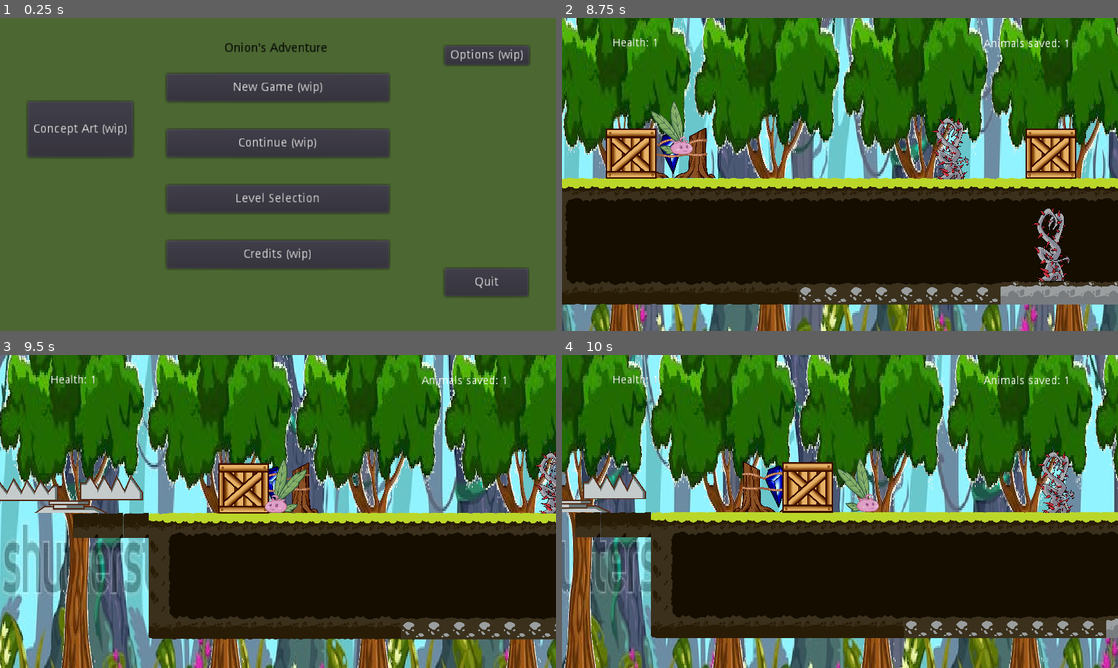
Above: before the commit, frames 1-4 (two rows, left to right).
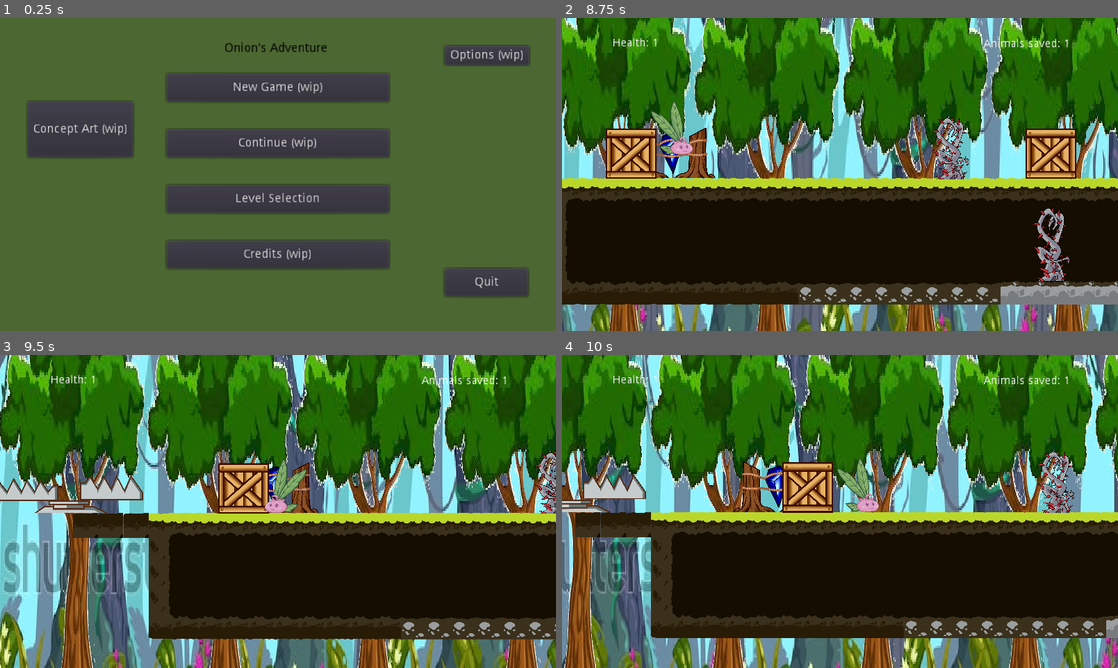
Above: after the commit, the same moments.

Repository: DamianKoch1/OnionsAdventure
Game: Godot game, scene res://Menus/MainMenu.tscn
Same seed, same stepped clock (60 frames per second), same inputs: the game is played once before the commit and once after it.
Inputs:
- Up to frame 1 (0.25 s): no input
- Up to frame 2 (8.75 s): click "New Game (wip)" at 0.5 s; click "New Game (wip)" at 1.25 s; click "Continue (wip)" at 2 s; click "Continue (wip)" at 2.75 s; click "Level Selection" at 3.5 s; click "Prototype0" at 4.25 s; hold Right (ui_right) 5.03-6.53 s; tap E (push) every 0.75 s from 5.1 to 8.1 s; tap Space (jump) at 5.27, 6.02, 7.52, 8.27 s; hold Left (ui_left) 6.53-7.28 s; hold Right (ui_right) from 7.28 s (still down)
- Up to frame 3 (9.5 s): release Right (ui_right) at 8.78 s; hold Left (ui_left) from 8.78 s (still down); tap E (push) at 8.85 s; tap Space (jump) at 9.02 s
- Up to frame 4 (10 s): release Left (ui_left) at 9.53 s; hold Right (ui_right) from 9.53 s (still down); tap E (push) at 9.6 s

Frames 1-2 are identical in both runs. In frame 3, 0.4% of the frame differs, in the area x 0-85%, y 0-100%; in frame 4, less than 0.1%.

Commit message:
added 3 different moths for comparison

Diff:
--- a/Enemies/FollowingEnemy.tscn
+++ b/Enemies/FollowingEnemy.tscn
@@ -42,7 +42,7 @@
 
 [node name="CollisionShape2D" type="CollisionShape2D" parent="VisionRange" index="0"]
 
-position = Vector2( -0.634242, 0.883445 )
+position = Vector2( -0.634239, 0.883445 )
 scale = Vector2( 0.421758, 0.583635 )
 shape = SubResource( 1 )
 
--- a/Levels/Prototype 0.tscn
+++ b/Levels/Prototype 0.tscn
@@ -272,7 +272,8 @@
 
 [node name="Enemy" parent="." index="22" instance=ExtResource( 16 )]
 
-position = Vector2( 2753.99, -100.854 )
+editor/display_folded = true
+position = Vector2( -626.271, 210.772 )
 pathLooped = false
 
 [node name="EnemyPath" parent="Enemy" index="0"]
@@ -295,8 +296,69 @@
 region_rect = Rect2( 860, -28, 408, 408 )
 _sections_unfolded = [ "Region", "Transform", "Visibility" ]
 
-[node name="Enemy2" parent="." index="23" instance=ExtResource( 16 )]
-
+[node name="Enemy5" parent="." index="23" instance=ExtResource( 16 )]
+
+editor/display_folded = true
+position = Vector2( 2727.24, -183.48 )
+pathLooped = false
+
+[node name="Enemy3" parent="." index="24" instance=ExtResource( 16 )]
+
+editor/display_folded = true
+position = Vector2( -628.482, 147.095 )
+scale = Vector2( 1, 1.01431 )
+pathLooped = false
+
+[node name="EnemyPath" parent="Enemy3" index="0"]
+
+curve = SubResource( 1 )
+
+[node name="Sprites" parent="Enemy3/EnemyPath/Enemy" index="2"]
+
+editor/display_folded = false
+position = Vector2( 0.844017, 9.75764 )
+scale = Vector2( 1.26111, 1.22675 )
+
+[node name="Sprite" parent="Enemy3/EnemyPath/Enemy/Sprites" index="0"]
+
+modulate = Color( 1, 1, 1, 1 )
+position = Vector2( -0.0884212, -8.7646 )
+scale = Vector2( 0.100995, 0.119173 )
+texture = ExtResource( 17 )
+region_enabled = true
+region_rect = Rect2( 444, -44, 424, 428 )
+_sections_unfolded = [ "Region", "Transform", "Visibility" ]
+
+[node name="Enemy4" parent="." index="25" instance=ExtResource( 16 )]
+
+editor/display_folded = true
+position = Vector2( -630.372, 82.1793 )
+scale = Vector2( 1, 1.01431 )
+pathLooped = false
+
+[node name="EnemyPath" parent="Enemy4" index="0"]
+
+curve = SubResource( 1 )
+
+[node name="Sprites" parent="Enemy4/EnemyPath/Enemy" index="2"]
+
+editor/display_folded = false
+position = Vector2( 0.844017, 9.75764 )
+scale = Vector2( 1.26111, 1.22675 )
+
+[node name="Sprite" parent="Enemy4/EnemyPath/Enemy/Sprites" index="0"]
+
+modulate = Color( 1, 1, 1, 1 )
+position = Vector2( -0.0884212, -8.7646 )
+scale = Vector2( 0.100995, 0.119173 )
+texture = ExtResource( 17 )
+region_enabled = true
+region_rect = Rect2( 20, -28, 432, 408 )
+_sections_unfolded = [ "Region", "Transform", "Visibility" ]
+
+[node name="Enemy2" parent="." index="26" instance=ExtResource( 16 )]
+
+editor/display_folded = true
 position = Vector2( 1475.24, -38.1696 )
 movespeed = 0.2
 
@@ -304,7 +366,7 @@
 
 curve = SubResource( 2 )
 
-[node name="FollowingEnemy" parent="." index="24" instance=ExtResource( 18 )]
+[node name="FollowingEnemy" parent="." index="27" instance=ExtResource( 18 )]
 
 editor/display_folded = true
 position = Vector2( 2905.98, -38.2072 )
@@ -317,11 +379,11 @@
 
 editor/display_folded = false
 
-[node name="trappedNPC" parent="." index="25" instance=ExtResource( 19 )]
+[node name="trappedNPC" parent="." index="28" instance=ExtResource( 19 )]
 
 position = Vector2( 384, 224 )
 
-[node name="ParallaxBackground" type="ParallaxBackground" parent="." index="26"]
+[node name="ParallaxBackground" type="ParallaxBackground" parent="." index="29"]
 
 editor/display_folded = true
 layer = -1
@@ -379,27 +441,27 @@
 "_edit_lock_": true
 }
 
-[node name="Camera" parent="." index="27" instance=ExtResource( 22 )]
+[node name="Camera" parent="." index="30" instance=ExtResource( 22 )]
 
 editor/display_folded = true
 upDownSpeed = 0.05
 upDownAmount = 100
 
-[node name="Biewe" parent="." index="28" instance=ExtResource( 23 )]
+[node name="Biewe" parent="." index="31" instance=ExtResource( 23 )]
 
 position = Vector2( 2644.2, -108.481 )
 
-[node name="FireSalamander" parent="." index="29" instance=ExtResource( 6 )]
+[node name="FireSalamander" parent="." index="32" instance=ExtResource( 6 )]
 
 position = Vector2( 1697.53, -39.5678 )
 
-[node name="Snail" parent="." index="30" instance=ExtResource( 24 )]
+[node name="Snail" parent="." index="33" instance=ExtResource( 24 )]
 
 position = Vector2( 2503.85, 22.5375 )
 movespeed = 0.5
 pathLooped = false
 
-[node name="Worm" parent="." index="31" instance=ExtResource( 25 )]
+[node name="Worm" parent="." index="34" instance=ExtResource( 25 )]
 
 position = Vector2( 1175.64, 12.7948 )
 
@@ -411,6 +473,8 @@
 [editable path="Sprite"]
 [editable path="Sprite2"]
 [editable path="Enemy"]
+[editable path="Enemy3"]
+[editable path="Enemy4"]
 [editable path="Enemy2"]
 [editable path="FollowingEnemy"]
 [editable path="Camera"]
